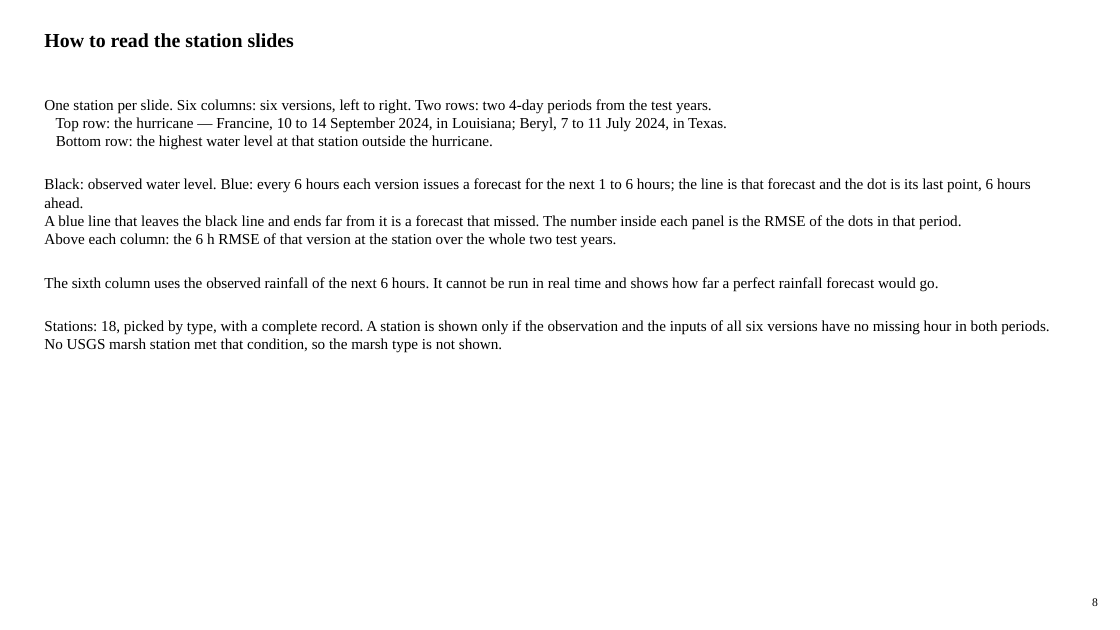
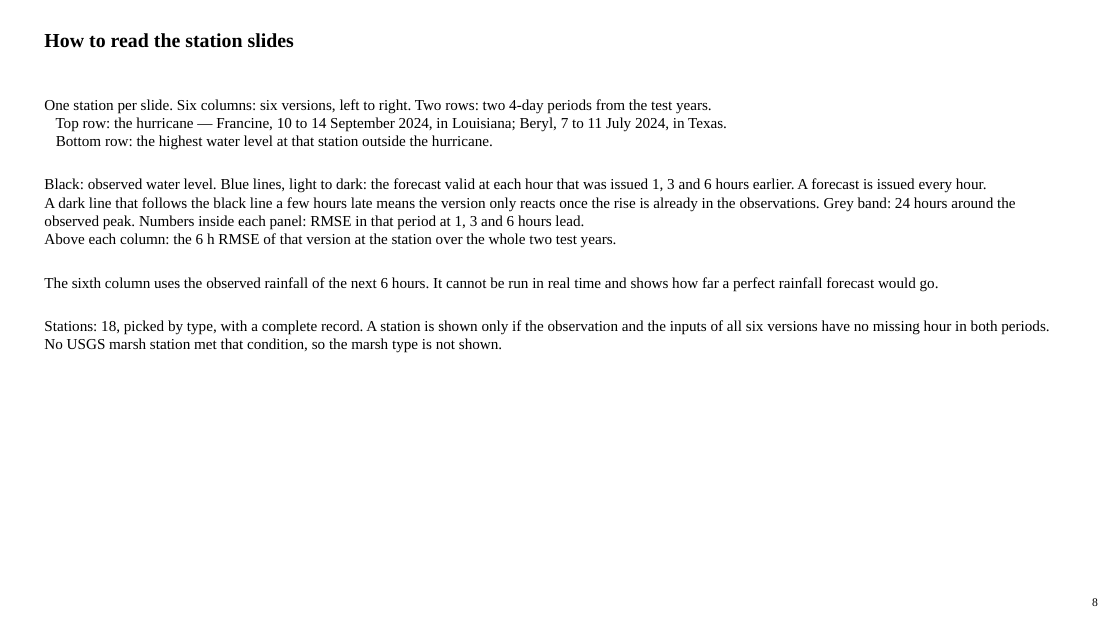
Before and after one commit to LaurenW1997/subdomainLSTM, a slide deck: slide 8 of deliverables/17_versions/version_comparison.pptx. Drawn at 1120x630 pixels with LibreOffice and Linux fonts; fonts in the diff are those of the drawing. Boxes give left, top, right and bottom in pixels: in the first picture for what was removed or moved away, otherwise in the second. Text is boxed around its words. In the diff, an @@ line names an element or a change of style, - is before the commit and + after.

```diff
--- a/deliverables/17_versions/version_comparison.pptx
+++ b/deliverables/17_versions/version_comparison.pptx
@@ text at <box>44,178,1016,230</box>: text changed @@
-Black: observed water level. Blue: every 6 hours each version issues a forecast for the next 1 to 6 hours; the line is that forecast and the dot is its last point, 6 hours ahead.
-A blue line that leaves the black line and ends far from it is a forecast that missed. The number inside each panel is the RMSE of the dots in that period.
+Black: observed water level. Blue lines, light to dark: the forecast valid at each hour that was issued 1, 3 and 6 hours earlier. A forecast is issued every hour.
+A dark line that follows the black line a few hours late means the version only reacts once the rise is already in the observations. Grey band: 24 hours around the observed peak. Numbers inside each panel: RMSE in that period at 1, 3 and 6 hours lead.
```
Also in this commit, not shown: 19 other slides changed, 40 other files.
